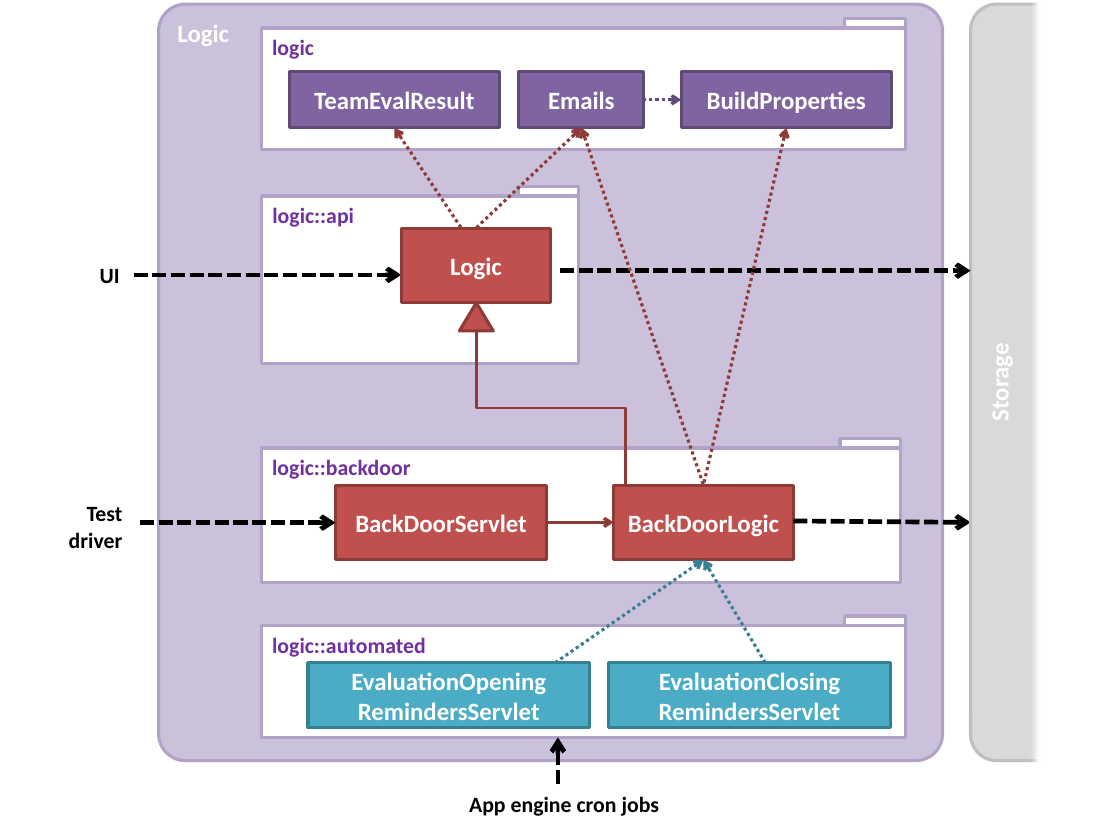
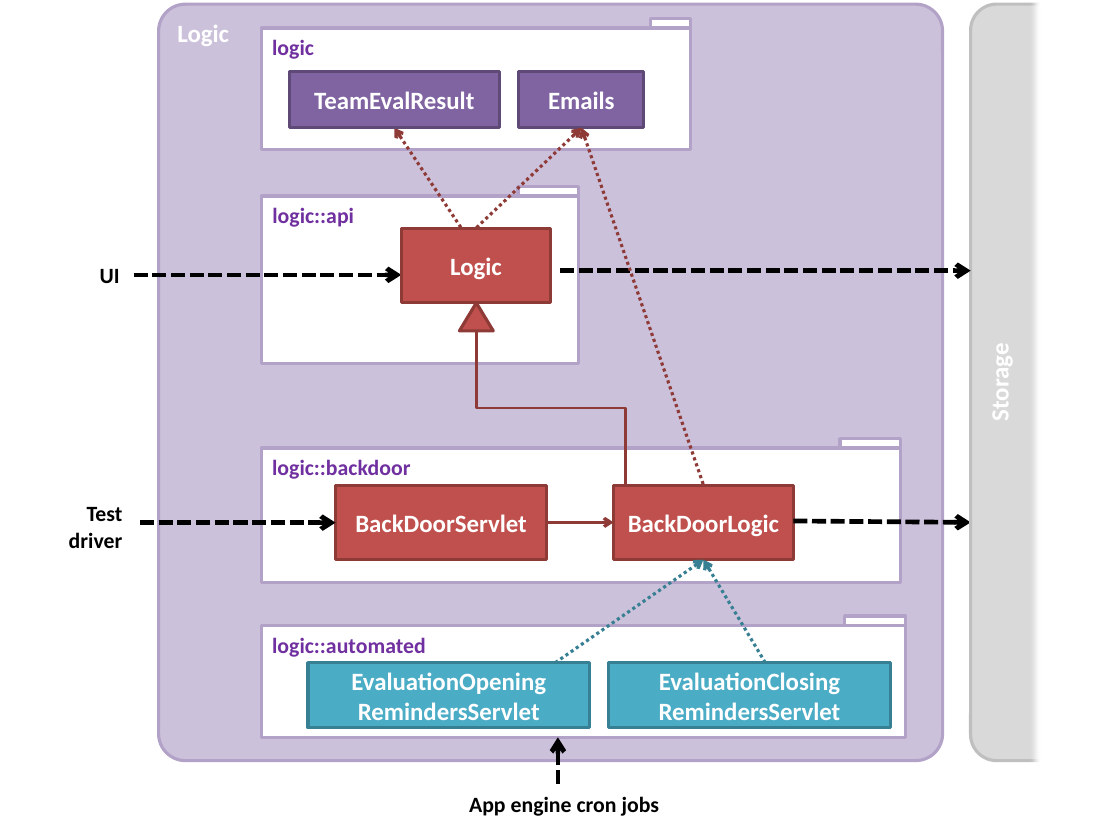
Before and after one commit to TEAMMATES/teammates, a slide deck: slide 1 of doc/diagrams/LogicComponent.pptx. Drawn at 1120x840 pixels with LibreOffice and Linux fonts; fonts in the diff are those of the drawing. Boxes give left, top, right and bottom in pixels: in the first picture for what was removed or moved away, otherwise in the second. Text is boxed around its words. In the diff, an @@ line names an element or a change of style, - is before the commit and + after.

Commit message:
Changed BuildProperties again
--HG--
branch : Issue264

Former-commit-id: 37e2a85cd455a437a6a4da1b97b85d005a08cdb5
Former-commit-id: e99949d9c2b916838dce51af4b5bde4ebfd01063
Former-commit-id: 48ce939f0a798eb1dea984d874164699572814c2

```diff
--- a/doc/diagrams/LogicComponent.pptx
+++ b/doc/diagrams/LogicComponent.pptx
@@ rectangle "logic": place and size @@
-rectangle "logic" at <box>261,28,905,149</box>
+rectangle "logic" at <box>261,28,691,149</box>
@@ rectangle: place and size @@
-rectangle at <box>844,19,905,28</box>
+rectangle at <box>651,19,691,28</box>
@@ rectangle removed at <box>681,72,892,128</box> @@
-BuildProperties
@@ arrow removed from (644, 100) to (681, 100) @@
@@ arrow removed from (703, 485) to (786, 128) @@
```
Also in this commit, not shown: 7 other files.
